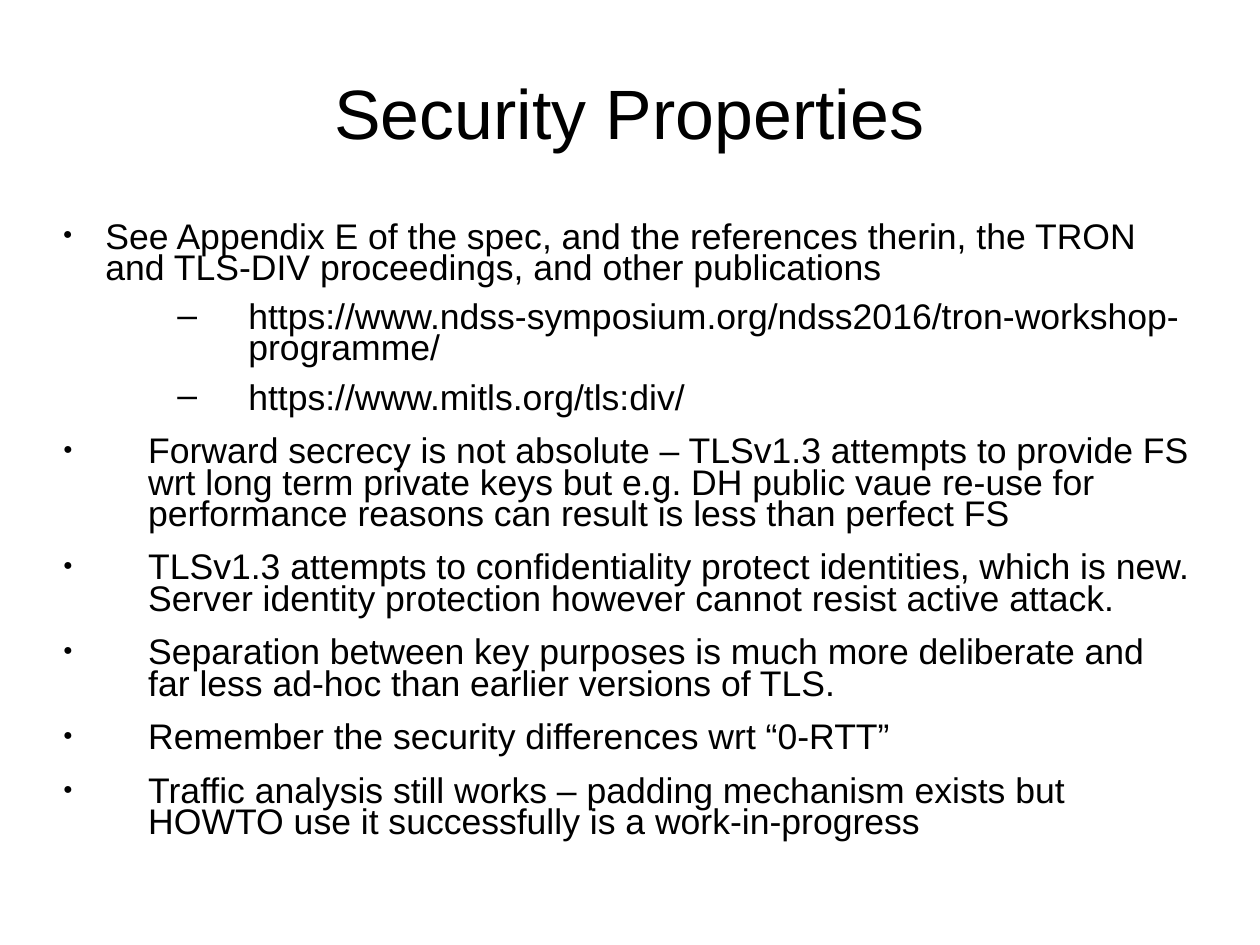
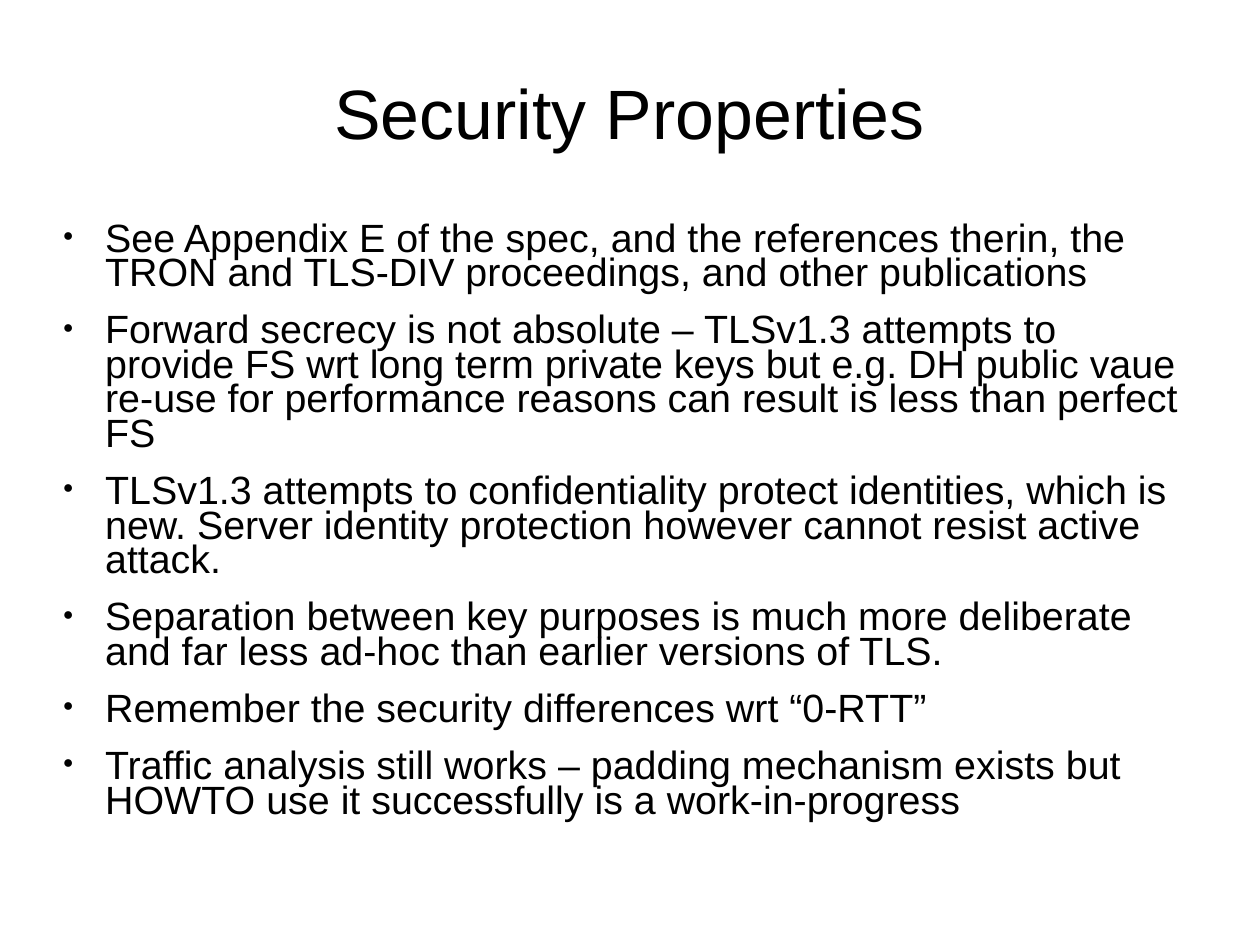
Before and after one commit to sftcd/cs7053, a slide deck: slide 19 of 2016lectures/07-tls13.ppt. Drawn at 1260x945 pixels with LibreOffice and Linux fonts; fonts in the diff are those of the drawing. Boxes give left, top, right and bottom in pixels: in the first picture for what was removed or moved away, otherwise in the second. Text is boxed around its words. In the diff, an @@ line names an element or a change of style, - is before the commit and + after.

```diff
--- a/2016lectures/07-tls13.ppt
+++ b/2016lectures/07-tls13.ppt
@@ text "See Appendix E of the ..." at [105,223,1177,821]: size 22.4 to 24.8 pt; indent changed @@
@@ text at [248,303,1178,417]: paragraphs removed @@
-  – https://www.ndss-symposium.org/ndss2016/tron-workshop-programme/
-  – https://www.mitls.org/tls:div/
```
Also in this commit, not shown: 6 other slides changed, 2 other files.
